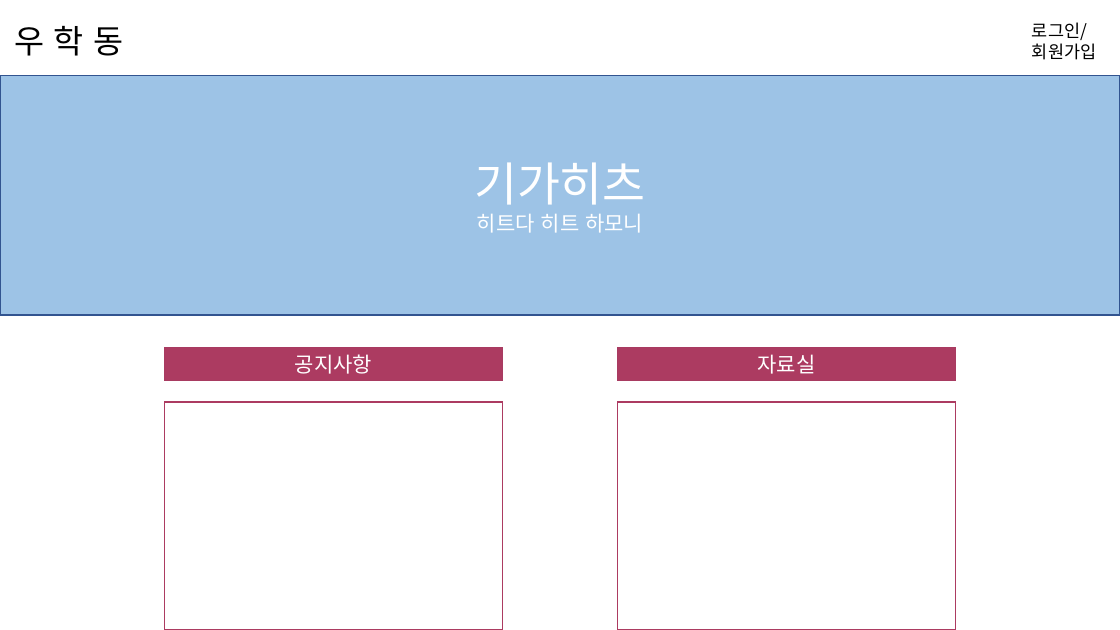
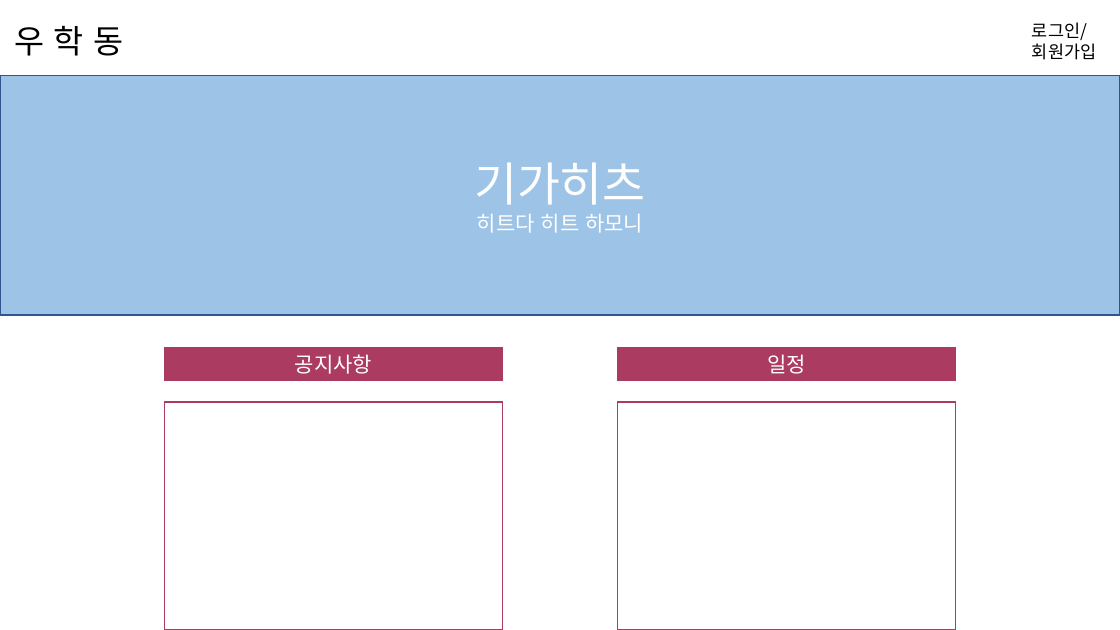
Before and after one commit to hyunniesss/ToyProject, a slide deck: slide 12 of document/와이어프레임/우학동_와이어프레임.pptx (slide 17 before the commit). Drawn at 1120x630 pixels with LibreOffice and Linux fonts; fonts in the diff are those of the drawing. Boxes give left, top, right and bottom in pixels: in the first picture for what was removed or moved away, otherwise in the second. Text is boxed around its words. In the diff, an @@ line names an element or a change of style, - is before the commit and + after.

```diff
--- a/document/와이어프레임/우학동_와이어프레임.pptx
+++ b/document/와이어프레임/우학동_와이어프레임.pptx
@@ text in rectangle at bbox=[767, 354, 806, 374]: text changed @@
-자료실
+일정
```
Also in this commit, not shown: 7 other slides changed, 2 slides added.
